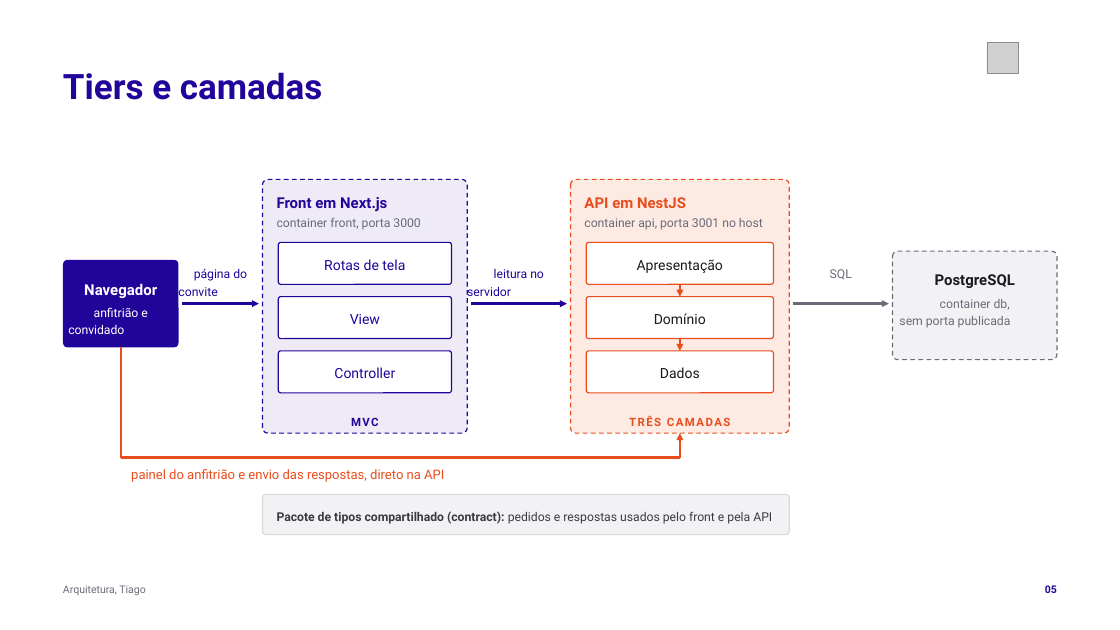
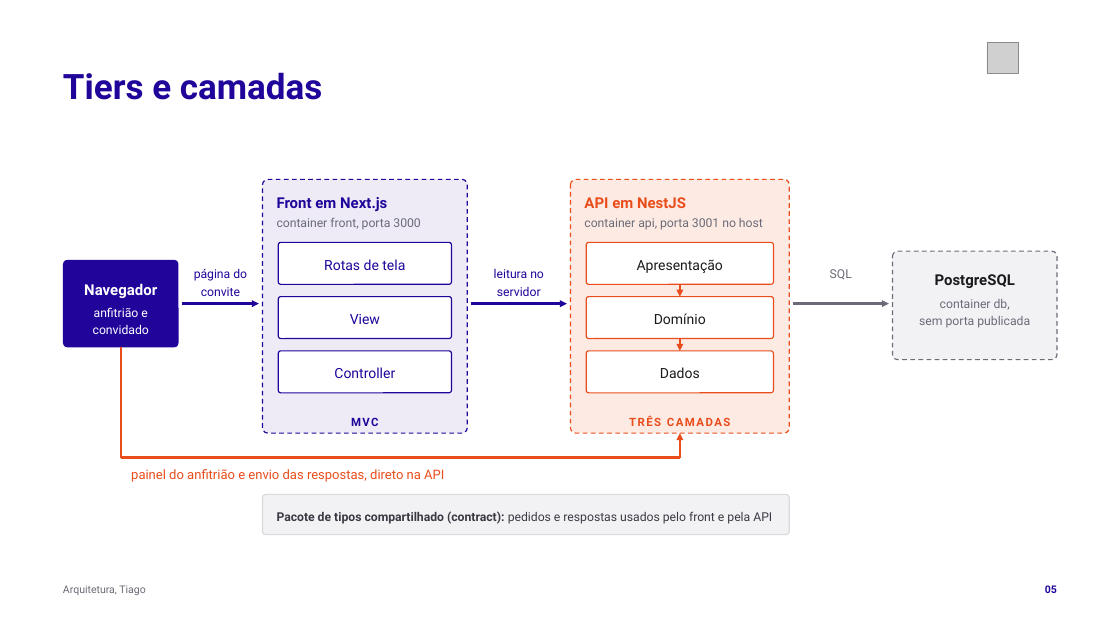
Before and after one commit to tcpassos/invite-app, a slide deck: slide 5 of trabalhos/T3-Apresentacao-Intermediaria.pptx. Drawn at 1120x630 pixels with LibreOffice and Linux fonts; fonts in the diff are those of the drawing; grey boxes stand for pictures. Boxes give left, top, right and bottom in pixels: in the first picture for what was removed or moved away, otherwise in the second. Text is boxed around its words. In the diff, an @@ line names an element or a change of style, - is before the commit and + after.

```diff
--- a/trabalhos/T3-Apresentacao-Intermediaria.pptx
+++ b/trabalhos/T3-Apresentacao-Intermediaria.pptx
@@ text at [201, 287, 240, 296]: alignment left to centre @@
@@ text at [497, 287, 541, 296]: alignment left to centre @@
@@ text at [93, 324, 149, 334]: alignment left to centre @@
@@ text at [919, 316, 1030, 328]: alignment left to centre @@
```
Also in this commit, not shown: 16 other slides changed, 4 other files.
